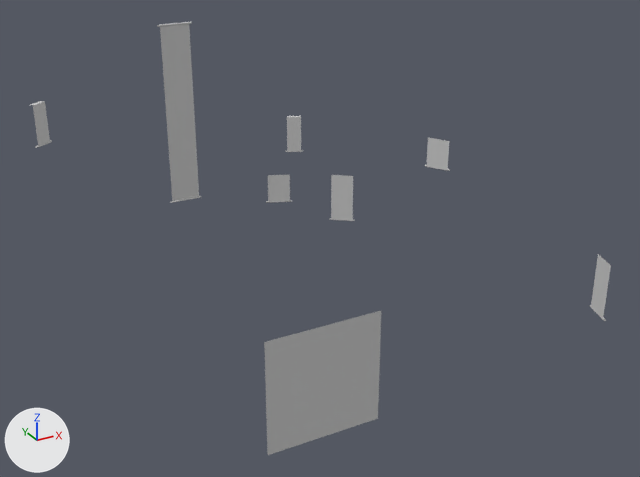
The FBX model Assets/Res/art/scenes/jg/mesh/prop/fb_prop_tishibei02.FBX: old version first, new version second.
The view is the same before and after, from a camera (50 mm lens) standing at (-24.3, -43.6, 32.3) and looking at (2.8, 5.6, 7.7). Arrows for +X, +Y and +Z are at lower left; the lights stay in place. Where no turn or scale is listed for an object, it has been applied to the vertices.

The older version as bpy lines, for what is in view:
```python
me_mesh = bpy.data.meshes.new('Mesh')
me_mesh.from_pydata(...)  # 512 vertices, 473 faces; spans x -13.4..17.8, y -7.5..19.9, z 3.7..20.5
me_mesh.materials.append(mat_mt_prop_ditan)  # light grey #cacaca
me_mesh_001 = bpy.data.meshes.new('Mesh.001')
me_mesh_001.from_pydata([(-4.22, 0.0, -4.29), (4.37, 0.0, -4.29), (-4.22, 0.0, 4.29), (4.37, 0.0, 4.29)], [], [(1, 3, 2, 0)])
me_mesh_001.materials.append(mat_道具_initialshadinggroup)  # light grey #cacaca
ob_mt_prop_ditan = bpy.data.objects.new('mt_prop_ditan', me_mesh_001)
ob_mt_prop_ditan.location = (0.0, 0.0, 0.0)
ob_mt_prop_tishibei01 = bpy.data.objects.new('mt_prop_tishibei01', me_mesh)
ob_mt_prop_tishibei01.location = (0.0, 0.0, 0.0)
```
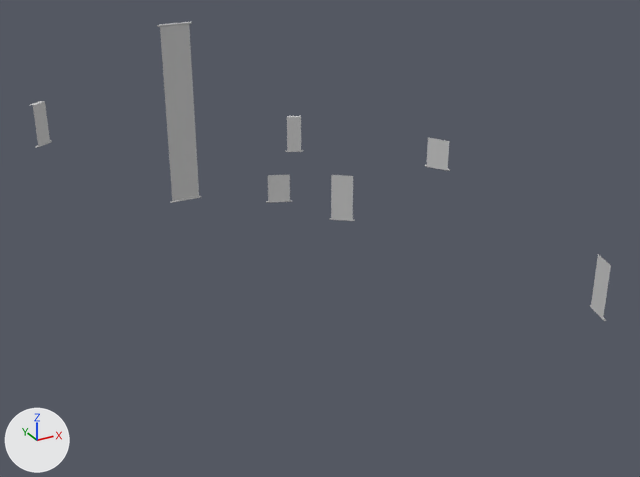
Patch to the scene script:
```diff
--- a/Assets/Res/art/scenes/jg/mesh/prop/fb_prop_tishibei02.FBX.py
+++ b/Assets/Res/art/scenes/jg/mesh/prop/fb_prop_tishibei02.FBX.py
@@ ob_mt_prop_ditan @@
-ob_mt_prop_ditan = bpy.data.objects.new('mt_prop_ditan', me_mesh_001)
-ob_mt_prop_ditan.location = (0.0, 0.0, 0.0)
```

Location of each change, (x1, y1, x2, y2) in pixels of the pictures (640 x 477 px):
'mt_prop_ditan', deleted
    before: (264, 311, 381, 455)
